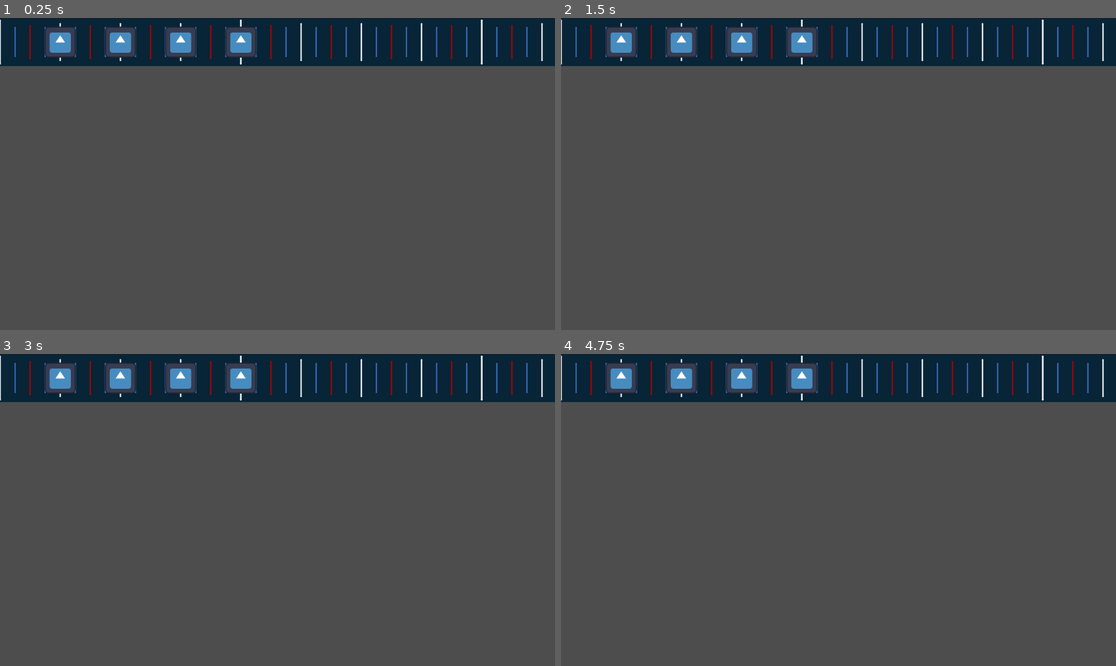
Above: before the commit, frames 1-4 (two rows, left to right).
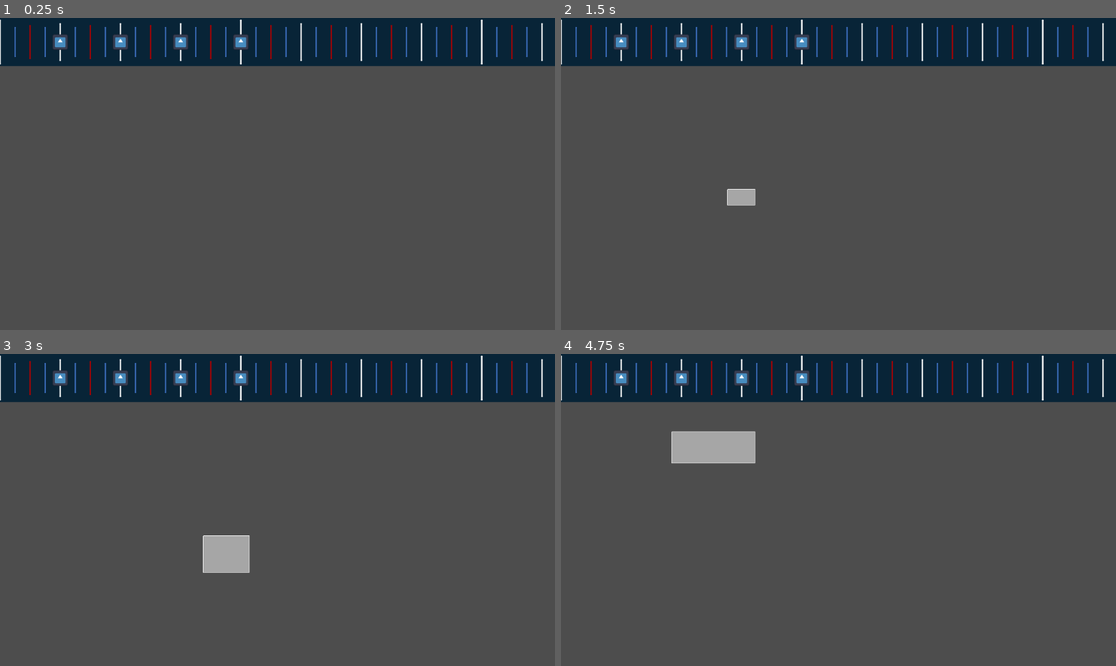
Above: after the commit, the same moments.

Repository: LovelyDream-Dev/Timeline-Editor-Plugin
Game: Godot game, scene res://TimelineComponent/Scenes/Timeline/time_line.tscn
The game is run twice, just before and just after one commit, with the same random seed, the same clock (stepped at 60 frames per second) and the same inputs. Before the commit the project starts from res://TimelineComponent/timeline_editor/Scenes/Timeline2D/time_line.tscn. The engine's default icon, where the game draws it, is replaced by a stand-in: a white triangle on a blue panel in a dark square.
Inputs (mouse positions are in pixels of both pictures, inside the frame that each line leads up to):
- Up to frame 1 (0.25 s): no input
- Up to frame 2 (1.5 s): tap Enter at 0.5 s; move the mouse to (960, 158) at 0.52 s; click (960, 158) at 0.67 s; tap Space at 1.25 s; drag from (727, 189) to (810, 236) at 1.27 s
- Up to frame 3 (3 s): move the mouse to (333, 441) at 2.02 s; click (333, 441) at 2.17 s; tap Enter at 2.75 s; drag from (249, 572) to (111, 463) at 2.77 s
- Up to frame 4 (4.75 s): move the mouse to (1005, 556) at 3.52 s; click (1005, 556) at 3.67 s; tap Escape at 4.15 s; tap Space at 4.25 s; drag from (672, 463) to (755, 432) at 4.27 s

The runs differ from the first frame. In frame 1, 2.0% of the frame differs, in the area x 8-47%, y 2-13%; in frame 2, 2.3%; in frame 3, 3.0%; in frame 4, 3.6%, in the area x 8-47%, y 2-36%.

Commit message:
Created a timeline note class and added note selection by clickand by dragging an area. Added note de-selection by pressing the escape key. Added single and multiple note dragging. Currently adding visual note stacking for overlapped notes.

Diff:
--- a/TimelineComponent/timeline_editor/Scenes/Timeline2D/time_line.gd
+++ b/TimelineComponent/Scenes/Timeline/time_line.gd
@@ -1,11 +1,12 @@
+extends Control
 class_name Timeline
-extends Control
 
 signal SNAP_DIVISOR_CHANGED
 
 # Nodes
 @onready var scrollContainer:ScrollContainer = $ScrollContainer
 @onready var baseControl:ColorRect = $ScrollContainer/BaseControl
+@onready var noteContainer:Node2D = $ScrollContainer/BaseControl/NoteContainer
 
 @export_category("Colors")
 ## The color of the timeline background
@@ -112,6 +113,14 @@
 # The local position of the mouse in pixels on the timeline
 var mouseTimelinePosition:float
 
+# --- DRAGGING VARIABLES ---
+
+var dragSelectStartPosition:Vector2
+var dragSelectStarted:bool = false
+var dragSelectionRect:Rect2
+var dragNoteStartPosX:float
+
+
 func _on_snap_divisor_changed():
 	SNAP_DIVISOR_CHANGED.emit()
 
@@ -127,12 +136,41 @@
 	_init_timeline_size()
 
 func _input(event: InputEvent) -> void:
+	if event is InputEventMouseButton and event.pressed:
+		if event.button_index == MOUSE_BUTTON_LEFT:
+			select_notes_by_click(event)
+			if get_if_clicked_outside_of_selected_note() == true:
+				deselect_notes(null)
+
+	if Input.is_action_just_pressed(lmbActionName):
+		start_note_drag()
+
+	if Input.is_action_pressed(lmbActionName):
+		drag_notes()
+		if get_tree().get_node_count_in_group("selectedNotes") == 0:
+			if !dragSelectStarted:
+				dragSelectStarted = true
+				dragSelectStartPosition = event.position
+		else:
+			if dragSelectStarted:
+				deselect_notes(null)
+
+	if Input.is_action_just_released(lmbActionName):
+		end_note_drag()
+		dragSelectStarted = false
+
+	if event is InputEventKey and event.pressed:
+		if event.keycode == KEY_ESCAPE:
+			deselect_notes(null)
+
 		# Get the timeline mouse position if the mouse is moving within the timeline
-	if scrollContainer.get_rect().has_point(get_global_mouse_position()):
+	if scrollContainer.get_rect().has_point(scrollContainer.get_local_mouse_position()):
 		if event is InputEventMouseMotion:
 			mouseTimelinePosition = scrollContainer.make_input_local(event).position.x + scrollContainer.scroll_horizontal
 
 func _process(_delta: float) -> void:
+	queue_redraw()
+	select_notes_by_drag()
 	# Stops this function from running in the editor
 	if Engine.is_editor_hint():
 		return
@@ -154,6 +192,11 @@
 	_get_eighth_beat_times()
 	_get_sixteenth_beat_times()
 
+func _draw() -> void:
+	if dragSelectStarted:
+		draw_selection_rectangle(dragSelectStartPosition)
+
+
 # --- CUSTOM FUNCTIONS ---
 
 func on_bpm_changed(value):
@@ -162,10 +205,107 @@
 	pixelsPerWholeBeat = secondsPerWholeBeat * pixelsPerSecond
 	totalWholeBeats = floori(wholeBeatsPerSecond * songLengthInSeconds)
 
-func select_and_drag_notes(selectedNotes:Array):
-	if Input.is_action_pressed(lmbActionName):
-		for note:Sprite2D in selectedNotes:
-			note.position.x += (mouseBeatPosition - snappedBeat)
+
+# ----- DRAWING FUNCTIONS -----
+
+
+func draw_selection_rectangle(pos:Vector2):
+	var mousePos = get_local_mouse_position()
+	var topLeft = Vector2(min(pos.x, mousePos.x), min(pos.y, mousePos.y))
+	var movingCorner = Vector2(abs(mousePos.x - pos.x), abs(mousePos.y - pos.y))
+	dragSelectionRect = Rect2(topLeft, movingCorner)
+	draw_rect(dragSelectionRect, Color(1, 1, 1, 0.5), true)
+	draw_rect(dragSelectionRect, Color(1, 1, 1, 1), false)
+
+
+# ----- TIMELINE _NOTE FUNCTIONS -----
+
+
+func shift_overlapping_notes():
+	var sharedPositions:Dictionary = {}
+
+	for timelineNote:TimelineNote in noteContainer.get_children():
+		var posX = timelineNote.currentPositionX
+		if not sharedPositions.has(posX):
+			sharedPositions[posX] = []
+		sharedPositions[posX].append(timelineNote)
+
+	for posX in sharedPositions.keys():
+		var group = sharedPositions[posX]
+		if group.size() > 1:
+			for i in range(group.size()):
+				group[i].position.y -= i*5
+
+## Selects timeline notes on mouse click. Can only select individual notes if none are already selected.
+func select_notes_by_click(event:InputEvent):
+	if get_tree().get_node_count_in_group("selectedNotes") > 0:
+		return
+
+	var nodesUnderEvent:Array = get_timeline_note_from_list_at_point(event.position, noteContainer.get_children())
+	if !nodesUnderEvent.is_empty():
+		var topNote:TimelineNote = nodesUnderEvent.back()
+		topNote.isSelected = true
+
+func select_notes_by_drag():
+	if !dragSelectStarted:
+		if get_tree().get_node_count_in_group("selectedNotes") > 0:
+			return
+	else:
+		for timelineNote:TimelineNote in noteContainer.get_children():
+			if dragSelectionRect.has_point(noteContainer.to_local(timelineNote.global_position)):
+				timelineNote.isSelected = true
+
+## De-selects [member note] if it is not [code]null[/code]. Otherwise it de-selects all notes in group [member selectedNotes].
+func deselect_notes(note:TimelineNote):
+	if note == null:
+		for timelineNote:TimelineNote in get_tree().get_nodes_in_group("selectedNotes"):
+			timelineNote.isSelected = false
+	else:
+		note.isSelected = false
+
+## Returns [member true] if a mouse click is detected outside of any node within group [member selectedNotes].
+func get_if_clicked_outside_of_selected_note() -> bool:
+	for timelineNote:TimelineNote in get_tree().get_nodes_in_group("selectedNotes"):
+		if !timelineNote.hitNoteSprite.get_rect().has_point(timelineNote.hitNoteSprite.get_local_mouse_position()):
+			return true
+		else:
+			return false
+	return true
+
+func start_note_drag():
+	dragNoteStartPosX = snappedPixel
+
+func drag_notes():
+	if !dragSelectStarted:
+		shift_overlapping_notes()
+		for timelineNote:TimelineNote in get_tree().get_nodes_in_group("selectedNotes"):
+			var dragDistance = (snappedPixel - dragNoteStartPosX)
+			timelineNote.position.x = timelineNote.currentPositionX + dragDistance
+
+
+func end_note_drag():
+	for timelineNote:TimelineNote in get_tree().get_nodes_in_group("selectedNotes"):
+		timelineNote.currentPositionX = timelineNote.position.x
+	dragNoteStartPosX = 0.0
+
+## Returns an [member Array] of all [member Node2D]'s within [member list] that are located at [member point].
+func get_timeline_note_from_list_at_point(point:Vector2, list:Array) -> Array:
+	var pointArray:Array
+	for timelineNote:TimelineNote in list:
+		if timelineNote.hitNoteSprite.get_rect().has_point(timelineNote.to_local(point)):
+			pointArray.append(timelineNote)
+	return pointArray
+
+## Returns the [member Node2D] with the highest [member z-index] from [member list].
+func get_highest_timeline_note_z_index(list:Array) -> Node2D:
+	if list.is_empty():
+		return null
+
+	var highest:TimelineNote = list[0]
+	for timelineNote:TimelineNote in list:
+		if timelineNote.z_index > highest.z_index:
+				highest = timelineNote
+	return highest
 
 func get_timeline_position_from_beat(beat:float) -> Vector2:
 	var posx = beat * pixelsPerWholeBeat
@@ -174,11 +314,15 @@
 
 func place_timeline_note(beat:float):
 	var pos = get_timeline_position_from_beat(beat)
-	var hitNoteSprite:Sprite2D = Sprite2D.new()
-	hitNoteSprite.position = pos
-	hitNoteSprite.texture = load("res://icon.svg")
-	hitNoteSprite.scale = Vector2(0.5, 0.5)
-	self.add_child(hitNoteSprite)
+	var timelineNote:TimelineNote = TimelineNote.new()
+	timelineNote.currentPositionX = pos.x
+	timelineNote.position = pos
+	timelineNote.hitNoteTexture = load("res://icon.svg")
+	noteContainer.add_child(timelineNote)
+
+
+# ----- TIMELINE POSITION FUNCTIONS -----
+
 
 ## Assigns the closest snap position to [member snappedPosition] based on the mouse position on the timeline.
 func get_snapped_position():
@@ -213,6 +357,10 @@
 		baseControl.custom_minimum_size.y = timelineHeight
 		baseControl.size.y = timelineHeight
 
+
+# ----- BEAT TIME FUNCTIONS -----
+
+
 func _get_whole_beat_times():
 	if !wholeBeatTimesGenerated and wholeBeatsPerSecond:
 		wholeBeatTimes.clear()
--- a/TimelineComponent/timeline_editor/Scenes/Timeline2D/time_line.tscn
+++ b/TimelineComponent/Scenes/Timeline/time_line.tscn
@@ -1,12 +1,13 @@
 [gd_scene load_steps=5 format=3 uid="uid://bybn6e8ggh00o"]
 
-[ext_resource type="Script" uid="uid://dq28igni4l6u0" path="res://TimelineComponent/timeline_editor/Scenes/Timeline2D/time_line.gd" id="1_vkty0"]
-[ext_resource type="Script" uid="uid://7w8grgon3jya" path="res://TimelineComponent/timeline_editor/Scenes/Timeline2D/beat_ticks.gd" id="2_1xed5"]
+[ext_resource type="Script" uid="uid://dq28igni4l6u0" path="res://TimelineComponent/Scenes/Timeline/time_line.gd" id="1_vkty0"]
+[ext_resource type="Script" uid="uid://7w8grgon3jya" path="res://TimelineComponent/Scenes/Timeline/beat_ticks.gd" id="2_1xed5"]
 [ext_resource type="Texture2D" uid="uid://cyfil8yg51hra" path="res://icon.svg" id="2_gk61m"]
-[ext_resource type="Script" uid="uid://cw4ldwcrwobik" path="res://TimelineComponent/timeline_editor/Scenes/Timeline2D/scroll_container.gd" id="3_rnvyw"]
+[ext_resource type="Script" uid="uid://cw4ldwcrwobik" path="res://TimelineComponent/Scenes/Timeline/scroll_container.gd" id="3_rnvyw"]
 
 [node name="Timeline2D" type="Control"]
-z_index = 1
+z_index = 3
+z_as_relative = false
 custom_minimum_size = Vector2(50, 100)
 layout_mode = 3
 anchors_preset = 0
@@ -31,6 +32,7 @@
 
 [node name="ScrollContainer" type="ScrollContainer" parent="."]
 z_as_relative = false
+clip_contents = false
 custom_minimum_size = Vector2(50, 100)
 layout_mode = 0
 offset_right = 1356.0
@@ -42,6 +44,7 @@
 z_as_relative = false
 custom_minimum_size = Vector2(45000, 100)
 layout_mode = 2
+mouse_filter = 2
 color = Color(0.0313726, 0.141176, 0.215686, 1)
 
 [node name="NoteContainer" type="Node2D" parent="ScrollContainer/BaseControl"]
@@ -49,6 +52,7 @@
 z_as_relative = false
 
 [node name="BeatTicks" type="Node2D" parent="ScrollContainer/BaseControl"]
+z_index = 1
 script = ExtResource("2_1xed5")
 
 [node name="Camera2D" type="Camera2D" parent="."]
--- /dev/null
+++ b/TimelineComponent/Scenes/TimelineNote/timeline_note.gd
@@ -0,0 +1,49 @@
+extends Node2D
+class_name TimelineNote
+
+var hitNoteSprite := Sprite2D.new()
+var hitNoteOutlineSprite := Sprite2D.new()
+
+var hitNoteTexture:Texture = null
+var hitNoteOutlineTexture:Texture = null
+
+var leftColor:Color = Color("924CF4")
+var rightColor = Color("F44C4F")
+var highlightColor = Color("F6FF00")
+
+var currentPositionX:float
+var startBeat:float
+var endBeat:float
+var side:int
+
+var hasMouse:bool
+var isSelected:bool:
+	set(value):
+		isSelected = value
+		on_if_selected_changed(value)
+
+func _enter_tree() -> void:
+	if hitNoteTexture != null:
+		hitNoteSprite.texture = hitNoteTexture
+		hitNoteSprite.scale = Vector2(0.25, 0.25)
+		self.add_child(hitNoteSprite)
+		hitNoteTexture = null
+	if hitNoteOutlineTexture != null:
+		hitNoteOutlineSprite.texture = hitNoteOutlineTexture
+		hitNoteOutlineSprite.scale = Vector2(0.25, 0.25)
+		self.add_child(hitNoteOutlineSprite)
+		hitNoteOutlineSprite = null
+
+	if side == -1:
+		hitNoteSprite.modulate = leftColor
+	elif side == 1:
+		hitNoteSprite.modulate = rightColor
+
+# --- CUSTOM FUNCTIONS ---
+func on_if_selected_changed(value):
+	if value == true:
+		self.add_to_group("selectedNotes")
+		self.modulate = highlightColor
+	else:
+		self.remove_from_group("selectedNotes")
+		self.modulate = Color(1, 1, 1, 1)
--- /dev/null
+++ b/TimelineComponent/Scenes/TimelineNote/timeline_note.tscn
@@ -0,0 +1,6 @@
+[gd_scene load_steps=2 format=3 uid="uid://he8m4vmf82lk"]
+
+[ext_resource type="Script" uid="uid://dfmp6kgwbwoaf" path="res://TimelineComponent/Scenes/TimelineNote/timeline_note.gd" id="1_sqx8y"]
+
+[node name="Timeline Note" type="Node2D"]
+script = ExtResource("1_sqx8y")
--- a/TimelineComponent/timeline_editor/Scenes/Timeline2D/note_container.gd
+++ /dev/null
@@ -1,72 +0,0 @@
-extends Node2D
-class_name Note_Container
-
-# The root node of the scene
-var rootNode:Timeline
-# The scroll container
-var scrollContainer:ScrollContainer
-# The local position of the mouse in pixels on the timeline
-var mouseTimelinePosition:float
-
-# --- SNAPPING VARIABLES ---
-
-# The position of the mouse in beats on the timeline
-var mouseBeatPosition:float
-## The nearest beat snap, this number DOES NOT indicate overral beat numbers. It counts beats sequentially depending on the snap divisor. [br]For example, with half beats it will count the first whole beat as 0, and the half beat after as 1.
-var snappedBeat:float
-# The nearest snap point in pixels
-var snappedPixel:float
-## The song position that is used as a snap point that the mouse is closest to
-var snappedSongPosition:float
-## The snap interval to determine beat ticks and snapping
-var snapInterval:float
-
-
-func _ready() -> void:
-	place_timeline_note(1)
-	place_timeline_note(2)
-	place_timeline_note(3)
-	place_timeline_note(4)
-	rootNode = get_parent().get_parent().get_parent()
-	scrollContainer = get_parent().get_parent()
-
-func _input(event: InputEvent) -> void:
-	# Get the timeline mouse position if the mouse is moving within the timeline
-	if scrollContainer.get_rect().has_point(get_global_mouse_position()):
-		if event is InputEventMouseMotion:
-			mouseTimelinePosition = scrollContainer.make_input_local(event).position.x + scrollContainer.scroll_horizontal
-
-func _process(_delta: float) -> void:
-	# Stops this function from processing in the editor
-	if Engine.is_editor_hint():
-		return
-
-	mouseBeatPosition = (mouseTimelinePosition / rootNode.pixelsPerWholeBeat)
-	get_snapped_position()
-
-# --- CUSTOM FUNCTIONS ---
-
-func select_and_drag_notes(selectedNotes:Array):
-	if Input.is_action_pressed(rootNode.LMB_ActionName):
-		for note:Sprite2D in selectedNotes:
-			note.position.x += (mouseBeatPosition - snappedBeat)
-
-func get_timeline_position_from_beat(beat:float) -> Vector2:
-	var posx = beat * rootNode.pixelsPerWholeBeat
-	var posy = rootNode.get_rect().size.y/2
-	return Vector2(posx, posy)
-
-func place_timeline_note(beat:float):
-	var pos = get_timeline_position_from_beat(beat)
-	var hitNoteSprite:Sprite2D = Sprite2D.new()
-	hitNoteSprite.position = pos
-	hitNoteSprite.texture = load("res://icon.svg")
-	hitNoteSprite.scale = Vector2(0.5, 0.5)
-	self.add_child(hitNoteSprite)
-
-## Assigns the closest snap position to [member snappedPosition] based on the mouse position on the timeline.
-func get_snapped_position():
-	snapInterval = 1.0/float(rootNode.snapDivisor)
-	snappedBeat = round(mouseBeatPosition / snapInterval) * snapInterval
-	snappedPixel = snappedBeat * rootNode.pixelsPerWholeBeat
-	snappedSongPosition = snappedBeat * rootNode.secondsPerWholeBeat
--- a/project.godot
+++ b/project.godot
@@ -19,6 +19,10 @@
 
 enabled=PackedStringArray("res://addons/timeline_editor/plugin.cfg")
 
+[global_group]
+
+selectedNotes=""
+
 [input]
 
 LMB={
Renamed: TimelineComponent/timeline_editor/Scenes/Timeline2D/beat_ticks.gd -> TimelineComponent/Scenes/Timeline/beat_ticks.gd
Renamed: TimelineComponent/timeline_editor/Scenes/Timeline2D/beat_ticks.gd.uid -> TimelineComponent/Scenes/Timeline/beat_ticks.gd.uid
Renamed: TimelineComponent/timeline_editor/Scenes/Timeline2D/scroll_container.gd -> TimelineComponent/Scenes/Timeline/scroll_container.gd
Renamed: TimelineComponent/timeline_editor/Scenes/Timeline2D/scroll_container.gd.uid -> TimelineComponent/Scenes/Timeline/scroll_container.gd.uid
Renamed: TimelineComponent/timeline_editor/Scenes/Timeline2D/time_line.gd.uid -> TimelineComponent/Scenes/Timeline/time_line.gd.uid
Not shown, added: TimelineComponent/Scenes/TimelineNote/timeline_note.gd.uid
Not shown, removed: TimelineComponent/timeline_editor/Scenes/Timeline2D/note_container.gd.uid
